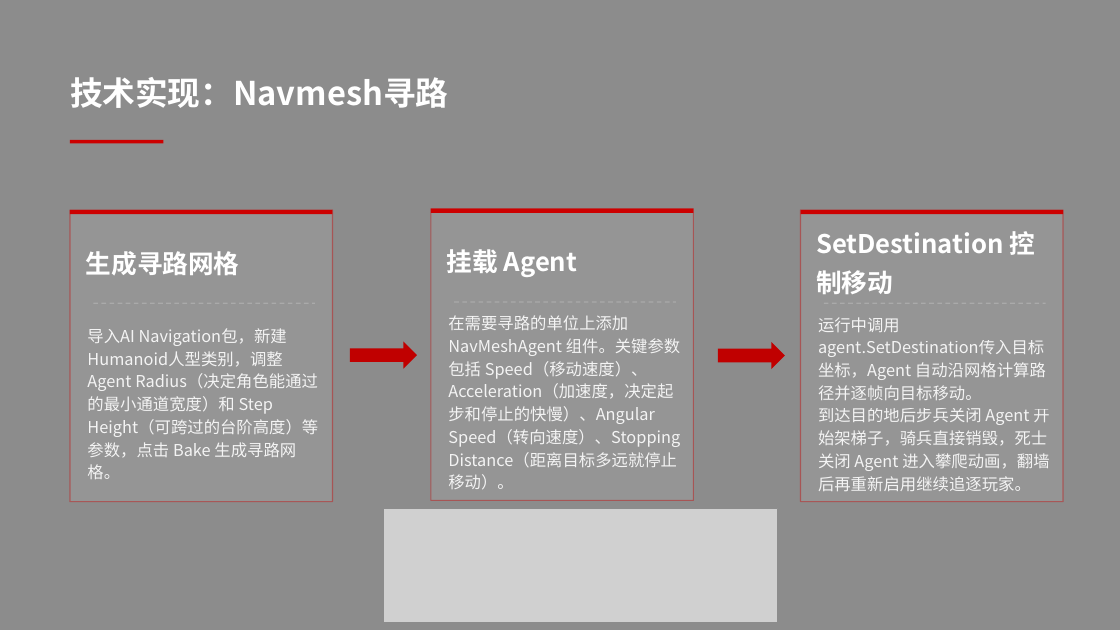
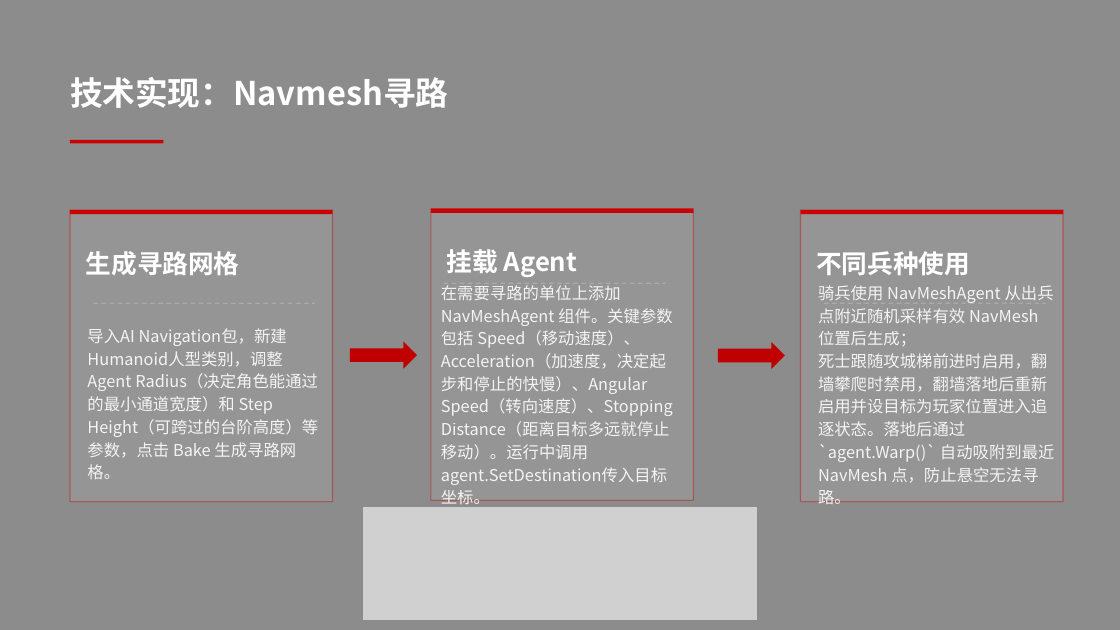
Before and after one commit to W-SEANVeen/ISF2, a slide deck: slide 13 of Docs/《孤城》VR游戏设计答辩.pptx. Drawn at 1120x630 pixels with LibreOffice and Linux fonts; fonts in the diff are those of the drawing; grey boxes stand for pictures; background and template pictures are left out. Boxes give left, top, right and bottom in pixels: in the first picture for what was removed or moved away, otherwise in the second. Text is boxed around its words. In the diff, an @@ line names an element or a change of style, - is before the commit and + after.

```diff
--- a/Docs/《孤城》VR游戏设计答辩.pptx
+++ b/Docs/《孤城》VR游戏设计答辩.pptx
@@ text at [816,251,970,275]: text changed @@
-SetDestination 控制移动
+不同兵种使用
@@ text at [441,285,673,509]: text changed @@
-在需要寻路的单位上添加 NavMeshAgent 组件。关键参数包括 Speed（移动速度）、Acceleration（加速度，决定起步和停止的快慢）、Angular Speed（转向速度）、Stopping Distance（距离目标多远就停止移动）。
+在需要寻路的单位上添加 NavMeshAgent 组件。关键参数包括 Speed（移动速度）、Acceleration（加速度，决定起步和停止的快慢）、Angular Speed（转向速度）、Stopping Distance（距离目标多远就停止移动）。运行中调用 agent.SetDestination传入目标坐标。
@@ line moved from (455, 302) - (676, 302) to (444, 283) - (665, 283) @@
@@ text at [818,285,1055,504]: text changed @@
-运行中调用 agent.SetDestination传入目标坐标，Agent 自动沿网格计算路径并逐帧向目标移动。
-到达目的地后步兵关闭 Agent 开始架梯子，骑兵直接销毁，死士关闭 Agent 进入攀爬动画，翻墙后再重新启用继续追逐玩家。
+骑兵使用 NavMeshAgent 从出兵点附近随机采样有效 NavMesh 位置后生成；
+死士跟随攻城梯前进时启用，翻墙攀爬时禁用，翻墙落地后重新启用并设目标为玩家位置进入追逐状态。落地后通过 `agent.Warp()` 自动吸附到最近 NavMesh 点，防止悬空无法寻路。
@@ picture: place and size @@
-picture at [383,508,778,623]
+picture at [363,507,758,621]
```
Also in this commit, not shown: 7 other slides changed, 11 other files.
